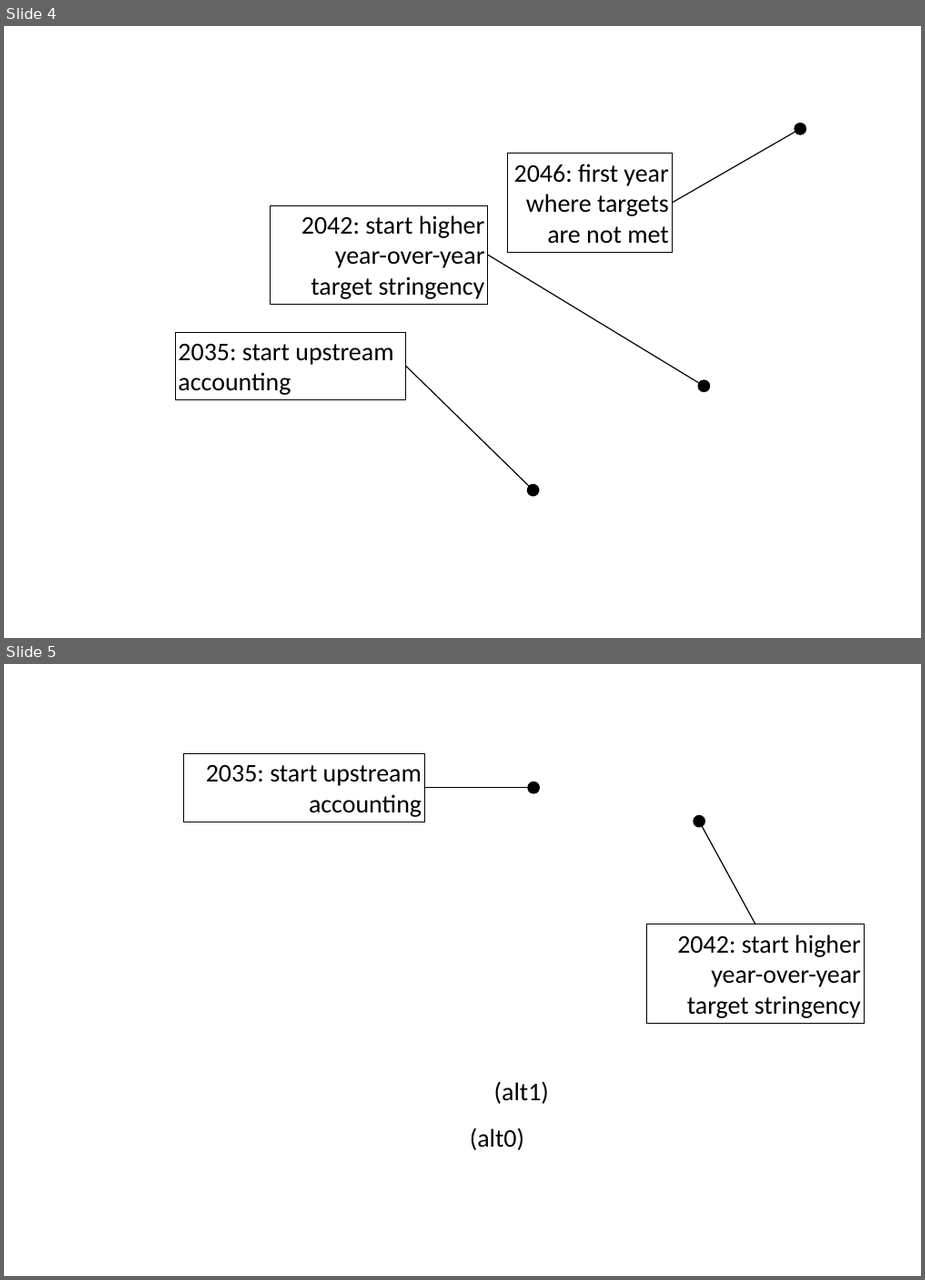
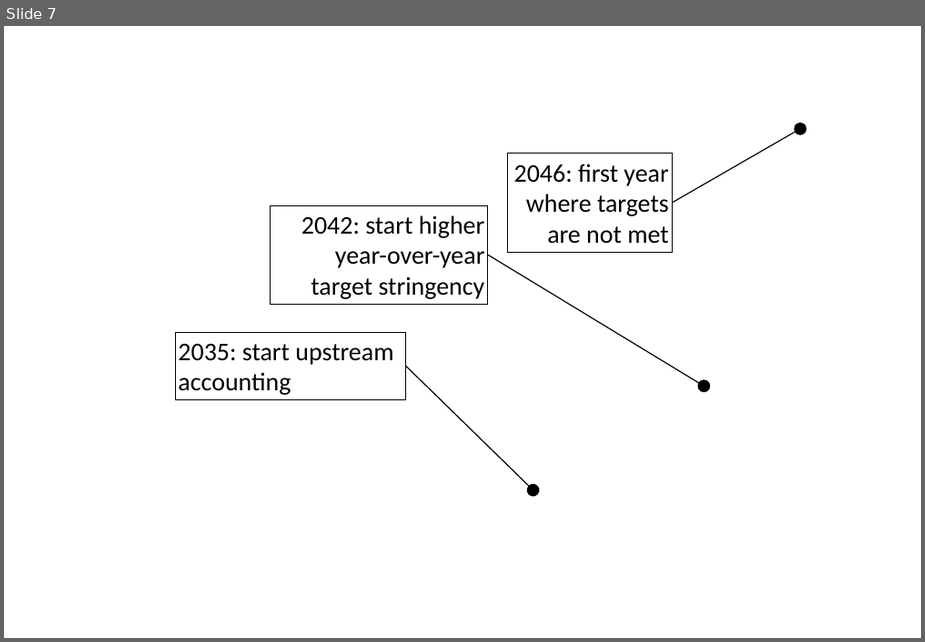
Before and after one commit to USEPA/EPA_OMEGA_Model, a slide deck: doc/source/_static/raw_figures_4x6.pptx. Shown one above the other, each under a label of ours: slides 4 and 5 before the commit, slide 7 after it. The pictures are 925x1280 and 925x642 pixels, drawn with LibreOffice and Linux fonts; fonts in the diff are those of the drawing; background and template pictures are left out. Boxes give left, top, right and bottom in pixels: in the first picture for what was removed or moved away, otherwise in the second. Text is boxed around its words. In the diff, an @@ line names an element or a change of style, - is before the commit and + after.

```diff
--- a/doc/source/_static/raw_figures_4x6.pptx
+++ b/doc/source/_static/raw_figures_4x6.pptx
@@ slide 5 removed at (4,664,921,1276), background picture (left out) @@
@@ rectangle removed at (183,754,424,821) @@
-2035: start upstream accounting
@@ arrow removed from (424, 788) to (535, 788) @@
@@ arrow removed from (757, 924) to (699, 821) @@
@@ rectangle removed at (646,924,863,1023) @@
-2042: start higher year-over-year target stringency
@@ text removed at (494,1081,549,1104) @@
-(alt1)
@@ text removed at (470,1127,525,1150) @@
-(alt0)
@@ what was slide 4 is now slide 7 @@
```
Also in this commit, not shown: 4 slides added, 1 other slide removed, 43 other files.
